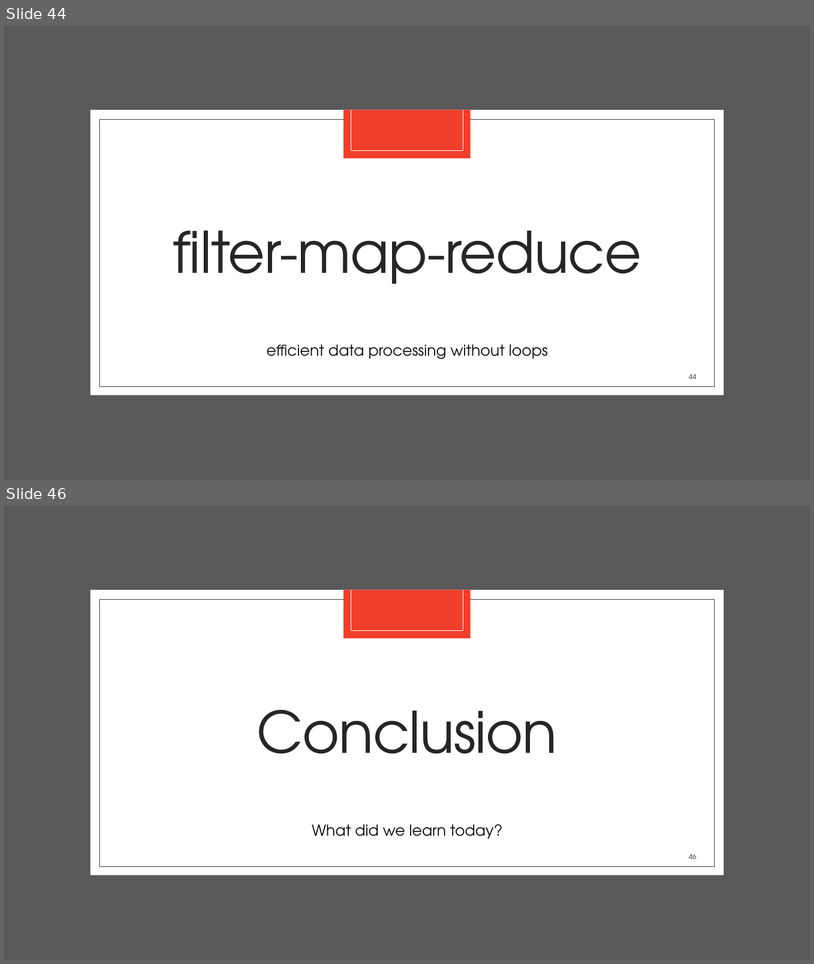
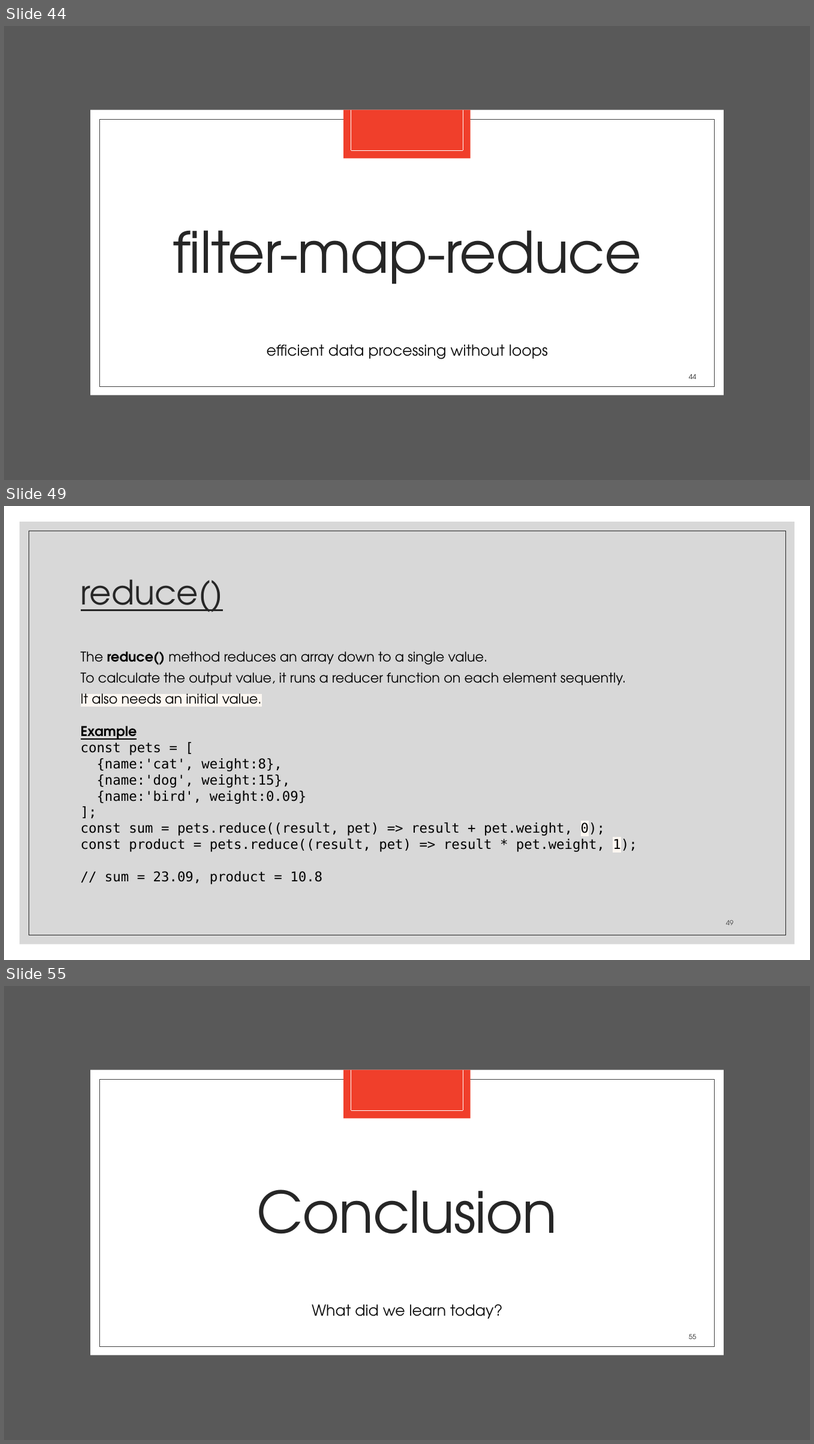
Before and after one commit to zackstotts/base-node-curriculum, a slide deck: unit_00/html_review/04 JavaScript.pptx. Shown one above the other, each under a label of ours: slides 44 and 46 before the commit, slides 44, 49 and 55 after it; the slides between them are not shown. The pictures are 814x964 and 814x1444 pixels, drawn with LibreOffice and Linux fonts; fonts in the diff are those of the drawing. Boxes give left, top, right and bottom in pixels: in the first picture for what was removed or moved away, otherwise in the second. Text is boxed around its words. In the diff, an @@ line names an element or a change of style, - is before the commit and + after.

```diff
--- a/unit_00/html_review/04 JavaScript.pptx
+++ b/unit_00/html_review/04 JavaScript.pptx
@@ slide 49 added at [4,506,810,960], background #FFFFFF @@
@@ rectangle added at [20,522,795,944], fill #BFBFBF at 60% opacity @@
@@ rectangle added at [29,531,786,935], outline #262626 0.5 pt @@
@@ title added at [81,579,224,612], 40 pt, text #262626, underline @@
+reduce()
@@ text added at [81,651,637,884], 16 pt, text #000000 @@
+The reduce() method reduces an array down to a single value.
+To calculate the output value, it runs a reducer function on each element sequently.
+It also needs an initial value.
+Example
+const pets = [
+{name:'cat', weight:8},
+{name:'dog', weight:15},
+{name:'bird', weight:0.09}
+];
+const sum = pets.reduce((result, pet) => result + pet.weight, 0);
+const product = pets.reduce((result, pet) => result * pet.weight, 1);
+// sum = 23.09, product = 10.8
@@ page number added at [726,919,734,925], 8 pt, text #404040 @@
+49
@@ what was slide 46 is now slide 55 @@
@@ page number at [689,1333,696,1339]: text changed @@
-46
+55
```
Also in this commit, not shown: 1 slide changed, 8 other slides added.
